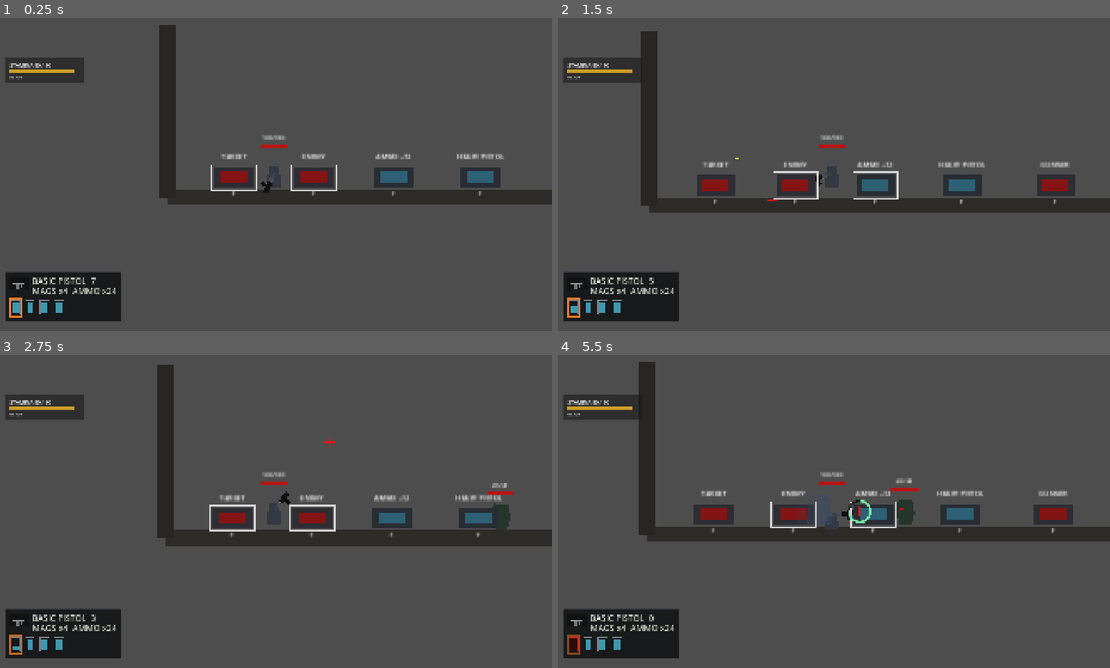
Above: before the commit, frames 1-4 (two rows, left to right).
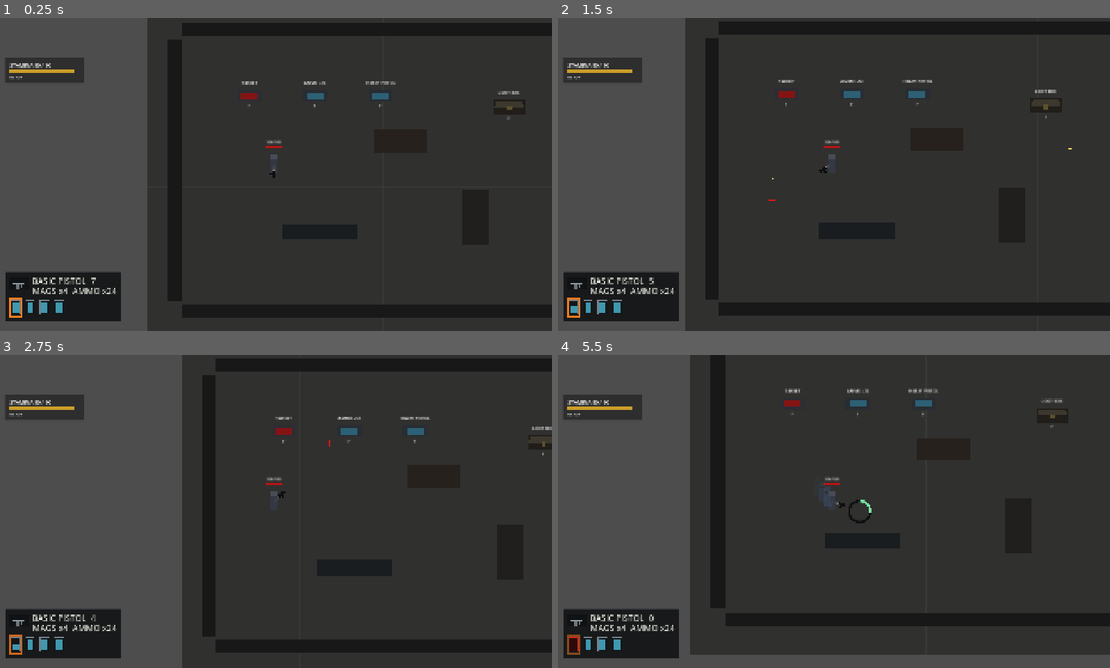
Above: after the commit, the same moments.

Repository: YuiTatsuki1011/projekt-black
Game: Godot game, scene res://scenes/levels/top_down_test_level.tscn
Same seed, same stepped clock (60 frames per second), same inputs: the game is played once before the commit and once after it. Before the commit the project starts from res://scenes/levels/test_level.tscn.
Inputs (mouse positions are in pixels of both pictures, inside the frame that each line leads up to):
- Up to frame 1 (0.25 s): no input
- Up to frame 2 (1.5 s): tap Enter at 0.5 s; move the mouse to (955, 158) at 0.52 s; hold D (move_right) 0.53-1.25 s; hold C (crouch, bound only after the commit) 0.53-1.25 s; click (955, 158) at 0.67 s; tap Space (jump, bound only before the commit) at 0.77 s; tap S (crouch, bound only before the commit) at 0.8 s; drag from (718, 190) to (878, 218) at 1.27 s
- Up to frame 3 (2.75 s): tap Space (jump, bound only before the commit) at 2 s; move the mouse to (331, 442) at 2.02 s; hold A (move_left) from 2.03 s (still down); tap Shift (dodge) at 2.1 s; click (331, 442) at 2.17 s; tap F (interact) at 2.3 s
- Up to frame 4 (5.5 s): release A (move_left) at 2.75 s; drag from (806, 574) to (872, 514) at 2.77 s; move the mouse to (999, 558) at 3.52 s; hold D (move_right) 3.53-4.25 s; hold Right mouse button (sub_weapon_aim) 3.53-4.25 s; click (999, 558) at 3.67 s; tap Space (jump, bound only before the commit) at 3.77 s; tap C (crouch, bound only after the commit) at 3.8 s; tap Ctrl (field_load) at 4.15 s; drag from (662, 464) to (983, 511) at 4.27 s; move the mouse to (861, 511) at 5.02 s; hold D (move_right) from 5.03 s (still down); hold S (crouch, bound only before the commit) from 5.03 s (still down); click (861, 511) at 5.17 s; tap Shift (dodge) at 5.3 s

The runs differ from the first frame. In frame 1, 67% of the frame differs, in the area x 26-100%, y 0-100%; in frame 2, 74%, in the area x 14-100%, y 0-100%; in frame 3, 64%; in frame 4, 69%.

Commit message:
Add top-down control prototype

Diff:
--- a/project.godot
+++ b/project.godot
@@ -11,7 +11,7 @@
 [application]
 
 config/name="ProjektBlack"
-run/main_scene="res://scenes/levels/test_level.tscn"
+run/main_scene="res://scenes/levels/top_down_test_level.tscn"
 config/features=PackedStringArray("4.6", "Forward Plus")
 config/icon="res://icon.svg"
 
@@ -34,9 +34,19 @@
 "events": [Object(InputEventKey,"resource_local_to_scene":false,"resource_name":"","device":-1,"window_id":0,"alt_press …(190 unchanged characters)…
 ]
 }
+move_up={
+"deadzone": 0.5,
+"events": [Object(InputEventKey,"resource_local_to_scene":false,"resource_name":"","device":-1,"window_id":0,"alt_pressed":false,"shift_pressed":false,"ctrl_pressed":false,"meta_pressed":false,"pressed":false,"keycode":87,"physical_keycode":0,"key_label":0,"unicode":0,"location":0,"echo":false,"script":null)
+]
+}
+move_down={
+"deadzone": 0.5,
+"events": [Object(InputEventKey,"resource_local_to_scene":false,"resource_name":"","device":-1,"window_id":0,"alt_pressed":false,"shift_pressed":false,"ctrl_pressed":false,"meta_pressed":false,"pressed":false,"keycode":83,"physical_keycode":0,"key_label":0,"unicode":0,"location":0,"echo":false,"script":null)
+]
+}
 crouch={
 "deadzone": 0.5,
-"events": [Object(InputEventKey,"resource_local_to_scene":fa …(119 unchanged characters)… ressed":false,"pressed":false,"keycode":83,"physical_keycode":0,"key_label":0,"unicode":0,"location":0,"echo":false,"script":null)
+"events": [Object(InputEventKey,"resource_local_to_scene":fa …(119 unchanged characters)… ressed":false,"pressed":false,"keycode":67,"physical_keycode":0,"key_label":0,"unicode":0,"location":0,"echo":false,"script":null)
 ]
 }
 interact={
@@ -46,8 +56,7 @@
 }
 jump={
 "deadzone": 0.5,
-"events": [Object(InputEventKey,"resource_local_to_scene":false,"resource_name":"","device":-1,"window_id":0,"alt_pressed":false,"shift_pressed":false,"ctrl_pressed":false,"meta_pressed":false,"pressed":false,"keycode":32,"physical_keycode":0,"key_label":0,"unicode":0,"location":0,"echo":false,"script":null)
-]
+"events": []
 }
 fire={
 "deadzone": 0.5,
--- /dev/null
+++ b/scenes/levels/top_down_test_level.tscn
@@ -0,0 +1,187 @@
+[gd_scene load_steps=16 format=3]
+
+[ext_resource type="PackedScene" path="res://scenes/player/player.tscn" id="1_player"]
+[ext_resource type="PackedScene" path="res://scenes/ui/crosshair.tscn" id="2_crosshair"]
+[ext_resource type="PackedScene" path="res://scenes/ui/ammo_hud.tscn" id="3_ammo_hud"]
+[ext_resource type="PackedScene" path="res://scenes/ui/stamina_hud.tscn" id="4_stamina_hud"]
+[ext_resource type="PackedScene" path="res://scenes/ui/inventory_screen.tscn" id="5_inventory_screen"]
+[ext_resource type="PackedScene" path="res://scenes/ui/death_screen.tscn" id="6_death_screen"]
+[ext_resource type="PackedScene" path="res://scenes/interaction/spawn_button.tscn" id="7_spawn_button"]
+[ext_resource type="PackedScene" path="res://scenes/enemies/training_target.tscn" id="8_training_target"]
+[ext_resource type="PackedScene" path="res://scenes/interaction/item_grant_button.tscn" id="9_item_grant_button"]
+[ext_resource type="PackedScene" path="res://scenes/interaction/item_container.tscn" id="10_item_container"]
+
+[sub_resource type="RectangleShape2D" id="RectangleShape2D_horizontal_wall"]
+size = Vector2(960, 32)
+
+[sub_resource type="RectangleShape2D" id="RectangleShape2D_vertical_wall"]
+size = Vector2(32, 620)
+
+[sub_resource type="RectangleShape2D" id="RectangleShape2D_crate_wide"]
+size = Vector2(128, 54)
+
+[sub_resource type="RectangleShape2D" id="RectangleShape2D_crate_tall"]
+size = Vector2(64, 130)
+
+[sub_resource type="RectangleShape2D" id="RectangleShape2D_cover"]
+size = Vector2(180, 36)
+
+[node name="TopDownTestLevel" type="Node2D"]
+
+[node name="FloorVisual" type="Polygon2D" parent="."]
+color = Color(0.19, 0.19, 0.185, 1)
+polygon = PackedVector2Array(-80, -80, 1040, -80, 1040, 740, -80, 740)
+
+[node name="GridLines" type="Node2D" parent="."]
+
+[node name="HorizontalGuideA" type="Line2D" parent="GridLines"]
+points = PackedVector2Array(-80, 160, 1040, 160)
+width = 1.0
+default_color = Color(0.245, 0.245, 0.235, 0.55)
+
+[node name="HorizontalGuideB" type="Line2D" parent="GridLines"]
+points = PackedVector2Array(-80, 360, 1040, 360)
+width = 1.0
+default_color = Color(0.245, 0.245, 0.235, 0.55)
+
+[node name="HorizontalGuideC" type="Line2D" parent="GridLines"]
+points = PackedVector2Array(-80, 560, 1040, 560)
+width = 1.0
+default_color = Color(0.245, 0.245, 0.235, 0.55)
+
+[node name="VerticalGuideA" type="Line2D" parent="GridLines"]
+points = PackedVector2Array(200, -80, 200, 740)
+width = 1.0
+default_color = Color(0.245, 0.245, 0.235, 0.55)
+
+[node name="VerticalGuideB" type="Line2D" parent="GridLines"]
+points = PackedVector2Array(480, -80, 480, 740)
+width = 1.0
+default_color = Color(0.245, 0.245, 0.235, 0.55)
+
+[node name="VerticalGuideC" type="Line2D" parent="GridLines"]
+points = PackedVector2Array(760, -80, 760, 740)
+width = 1.0
+default_color = Color(0.245, 0.245, 0.235, 0.55)
+
+[node name="World" type="Node2D" parent="."]
+
+[node name="TopWall" type="StaticBody2D" parent="World"]
+position = Vector2(480, -16)
+collision_layer = 1
+collision_mask = 1
+
+[node name="CollisionShape2D" type="CollisionShape2D" parent="World/TopWall"]
+shape = SubResource("RectangleShape2D_horizontal_wall")
+
+[node name="Visual" type="Polygon2D" parent="World/TopWall"]
+color = Color(0.095, 0.095, 0.1, 1)
+polygon = PackedVector2Array(-480, -16, 480, -16, 480, 16, -480, 16)
+
+[node name="BottomWall" type="StaticBody2D" parent="World"]
+position = Vector2(480, 656)
+collision_layer = 1
+collision_mask = 1
+
+[node name="CollisionShape2D" type="CollisionShape2D" parent="World/BottomWall"]
+shape = SubResource("RectangleShape2D_horizontal_wall")
+
+[node name="Visual" type="Polygon2D" parent="World/BottomWall"]
+color = Color(0.095, 0.095, 0.1, 1)
+polygon = PackedVector2Array(-480, -16, 480, -16, 480, 16, -480, 16)
+
+[node name="LeftWall" type="StaticBody2D" parent="World"]
+position = Vector2(-16, 320)
+collision_layer = 1
+collision_mask = 1
+
+[node name="CollisionShape2D" type="CollisionShape2D" parent="World/LeftWall"]
+shape = SubResource("RectangleShape2D_vertical_wall")
+
+[node name="Visual" type="Polygon2D" parent="World/LeftWall"]
+color = Color(0.095, 0.095, 0.1, 1)
+polygon = PackedVector2Array(-16, -310, 16, -310, 16, 310, -16, 310)
+
+[node name="RightWall" type="StaticBody2D" parent="World"]
+position = Vector2(976, 320)
+collision_layer = 1
+collision_mask = 1
+
+[node name="CollisionShape2D" type="CollisionShape2D" parent="World/RightWall"]
+shape = SubResource("RectangleShape2D_vertical_wall")
+
+[node name="Visual" type="Polygon2D" parent="World/RightWall"]
+color = Color(0.095, 0.095, 0.1, 1)
+polygon = PackedVector2Array(-16, -310, 16, -310, 16, 310, -16, 310)
+
+[node name="CrateWide" type="StaticBody2D" parent="World"]
+position = Vector2(520, 250)
+collision_layer = 1
+collision_mask = 1
+
+[node name="CollisionShape2D" type="CollisionShape2D" parent="World/CrateWide"]
+shape = SubResource("RectangleShape2D_crate_wide")
+
+[node name="Visual" type="Polygon2D" parent="World/CrateWide"]
+color = Color(0.15, 0.13, 0.11, 1)
+polygon = PackedVector2Array(-64, -27, 64, -27, 64, 27, -64, 27)
+
+[node name="CrateTall" type="StaticBody2D" parent="World"]
+position = Vector2(700, 432)
+collision_layer = 1
+collision_mask = 1
+
+[node name="CollisionShape2D" type="CollisionShape2D" parent="World/CrateTall"]
+shape = SubResource("RectangleShape2D_crate_tall")
+
+[node name="Visual" type="Polygon2D" parent="World/CrateTall"]
+color = Color(0.13, 0.12, 0.12, 1)
+polygon = PackedVector2Array(-32, -65, 32, -65, 32, 65, -32, 65)
+
+[node name="Cover" type="StaticBody2D" parent="World"]
+position = Vector2(330, 468)
+collision_layer = 1
+collision_mask = 1
+
+[node name="CollisionShape2D" type="CollisionShape2D" parent="World/Cover"]
+shape = SubResource("RectangleShape2D_cover")
+
+[node name="Visual" type="Polygon2D" parent="World/Cover"]
+color = Color(0.105, 0.115, 0.125, 1)
+polygon = PackedVector2Array(-90, -18, 90, -18, 90, 18, -90, 18)
+
+[node name="Player" parent="." instance=ExtResource("1_player")]
+position = Vector2(220, 330)
+movement_mode = 1
+
+[node name="Enemies" type="Node2D" parent="."]
+
+[node name="TargetButton" parent="." instance=ExtResource("7_spawn_button")]
+position = Vector2(162, 142)
+spawn_scene = ExtResource("8_training_target")
+button_label = "TARGET"
+
+[node name="AmmoButton" parent="." instance=ExtResource("9_item_grant_button")]
+position = Vector2(318, 142)
+button_label = "AMMO +12"
+quantity = 12
+
+[node name="HeavyPistolButton" parent="." instance=ExtResource("9_item_grant_button")]
+position = Vector2(474, 142)
+item_id = &"heavy_pistol"
+button_label = "HEAVY PISTOL"
+quantity = 1
+
+[node name="LootBox" parent="." instance=ExtResource("10_item_container")]
+position = Vector2(780, 170)
+container_label = "LOOT BOX"
+
+[node name="Crosshair" parent="." instance=ExtResource("2_crosshair")]
+
+[node name="AmmoHud" parent="." instance=ExtResource("3_ammo_hud")]
+
+[node name="StaminaHud" parent="." instance=ExtResource("4_stamina_hud")]
+
+[node name="InventoryScreen" parent="." instance=ExtResource("5_inventory_screen")]
+
+[node name="DeathScreen" parent="." instance=ExtResource("6_death_screen")]
--- a/scripts/player/player_controller.gd
+++ b/scripts/player/player_controller.gd
@@ -25,6 +25,12 @@
 	RECOVERY,
 }
 
+enum MovementMode {
+	SIDE_VIEW,
+	TOP_DOWN,
+}
+
+@export var movement_mode: MovementMode = MovementMode.SIDE_VIEW
 @export var walk_speed: float = 160.0
 @export var crouch_speed_multiplier: float = 0.45
 @export var sub_weapon_aim_speed_multiplier: float = 0.58
@@ -69,6 +75,9 @@
 @export var afterimage_scene: PackedScene
 @export var player_bleed_vfx_scene: PackedScene
 @export var inventory_pose_tilt_degrees: float = -5.0
+@export var top_down_collision_size: Vector2 = Vector2(24.0, 24.0)
+@export var top_down_interaction_radius: float = 62.0
+@export var top_down_camera_zoom: Vector2 = Vector2(1.45, 1.45)
 
 @onready var body_root: Node2D = $VisualRoot/BodyRoot
 @onready var arm_rig: Node2D = $ArmRig
@@ -86,6 +95,7 @@
 @onready var melee_root: Node2D = $MeleeRoot
 @onready var melee_hit_area: Area2D = $MeleeRoot/MeleeHitArea
 @onready var melee_slash_visual: Polygon2D = $MeleeRoot/SlashVisual
+@onready var camera: Camera2D = $Camera2D
 
 var current_ammo: int = 0
 var reserve_ammo: int = 0
@@ -118,6 +128,7 @@
 var _melee_state: MeleeState = MeleeState.READY
 var _melee_timer: float = 0.0
 var _melee_direction: int = 1
+var _melee_vector: Vector2 = Vector2.RIGHT
 var _melee_combo_step: int = 0
 var _current_melee_step: int = 0
 var _melee_combo_reset_remaining: float = 0.0
@@ -127,6 +138,7 @@
 var _dodge_timer: float = 0.0
 var _dodge_cooldown_remaining: float = 0.0
 var _dodge_direction: int = 1
+var _dodge_vector: Vector2 = Vector2.RIGHT
 var _afterimage_timer: float = 0.0
 var _suppress_inventory_ammo_signal: bool = false
 var _has_ranged_weapon: bool = true
@@ -149,6 +161,7 @@
 func _ready() -> void:
 	if ProjectSettings.has_setting("physics/2d/default_gravity"):
 		_gravity = float(ProjectSettings.get_setting("physics/2d/default_gravity"))
+	_configure_movement_mode_nodes()
 	_apply_equipment_stats()
 	_sync_all_firearm_slot_caches()
 	_load_active_firearm_ammo()
@@ -173,6 +186,34 @@
 	_emit_stamina_changed()
 
 
+func _configure_movement_mode_nodes() -> void:
+	if movement_mode != MovementMode.TOP_DOWN:
+		return
+
+	standing_collision.position = Vector2.ZERO
+	if standing_collision.shape is RectangleShape2D:
+		var standing_shape := standing_collision.shape.duplicate() as RectangleShape2D
+		standing_shape.size = top_down_collision_size
+		standing_collision.shape = standing_shape
+
+	crouching_collision.position = Vector2.ZERO
+	if crouching_collision.shape is RectangleShape2D:
+		var crouching_shape := crouching_collision.shape.duplicate() as RectangleShape2D
+		crouching_shape.size = top_down_collision_size * Vector2(0.85, 0.85)
+		crouching_collision.shape = crouching_shape
+
+	interaction_area.position = Vector2.ZERO
+	var interaction_shape_node := interaction_area.get_node_or_null("CollisionShape2D") as CollisionShape2D
+	if interaction_shape_node != null and interaction_shape_node.shape is CircleShape2D:
+		var interaction_shape := interaction_shape_node.shape.duplicate() as CircleShape2D
+		interaction_shape.radius = top_down_interaction_radius
+		interaction_shape_node.shape = interaction_shape
+
+	if camera != null:
+		camera.position = Vector2.ZERO
+		camera.zoom = top_down_camera_zoom
+
+
 func _apply_equipment_stats() -> void:
 	if equipment == null:
 		return
@@ -494,6 +535,14 @@
 
 
 func _handle_movement(delta: float) -> void:
+	if movement_mode == MovementMode.TOP_DOWN:
+		_handle_top_down_movement(delta)
+		return
+
+	_handle_side_view_movement(delta)
+
+
+func _handle_side_view_movement(delta: float) -> void:
 	var action_locked := _is_inventory_open or _is_dodging or _melee_state != MeleeState.READY
 	var input_axis: float = 0.0 if _is_inventory_open else Input.get_axis("move_left", "move_right")
 	var wants_crouch: bool = Input.is_action_pressed("crouch") and is_on_floor() and not action_locked
@@ -523,6 +572,32 @@
 
 	if Input.is_action_just_pressed("jump") and is_on_floor() and not _is_crouching and not action_locked:
 		velocity.y = jump_velocity
+
+	_damage_knockback_velocity = _damage_knockback_velocity.move_toward(Vector2.ZERO, damage_knockback_recovery * delta)
+
+
+func _handle_top_down_movement(delta: float) -> void:
+	var action_locked := _is_inventory_open or _is_dodging or _melee_state != MeleeState.READY
+	var input_vector := Vector2.ZERO if _is_inventory_open else _get_top_down_input_vector()
+	var wants_crouch := Input.is_action_pressed("crouch") and not action_locked
+	_set_crouching(wants_crouch)
+
+	var active_speed: float = walk_speed
+	if _is_crouching:
+		active_speed *= crouch_speed_multiplier
+	if _is_sub_weapon_aiming:
+		active_speed *= sub_weapon_aim_speed_multiplier
+	if _is_field_magazine_loading:
+		active_speed *= field_load_speed_multiplier
+
+	if _is_dodging:
+		velocity = _dodge_vector * dodge_speed + _damage_knockback_velocity
+	elif _melee_state == MeleeState.LUNGE:
+		velocity = _melee_vector * melee_lunge_speed + _damage_knockback_velocity
+	elif _melee_state == MeleeState.STRIKE or _melee_state == MeleeState.RECOVERY:
+		velocity = _damage_knockback_velocity
+	else:
+		velocity = input_vector * active_speed + _damage_knockback_velocity
 
 	_damage_knockback_velocity = _damage_knockback_velocity.move_toward(Vector2.ZERO, damage_knockback_recovery * delta)
 
@@ -916,7 +991,10 @@
 
 
 func _try_start_dodge() -> void:
-	if _is_dodging or _dodge_cooldown_remaining > 0.0 or not is_on_floor():
+	if _is_dodging or _dodge_cooldown_remaining > 0.0:
+		return
+
+	if movement_mode != MovementMode.TOP_DOWN and not is_on_floor():
 		return
 
 	if _melee_state == MeleeState.STRIKE:
@@ -926,6 +1004,7 @@
 		_cancel_melee_attack()
 
 	_dodge_direction = _get_action_direction()
+	_dodge_vector = _get_action_vector()
 	_is_dodging = true
 	_is_sub_weapon_aiming = false
 	_sub_weapon_fire_was_pressed = false
@@ -954,6 +1033,32 @@
 	return _facing
 
 
+func _get_action_vector() -> Vector2:
+	if movement_mode != MovementMode.TOP_DOWN:
+		return Vector2(float(_get_action_direction()), 0.0)
+
+	var input_vector := _get_top_down_input_vector()
+	if input_vector != Vector2.ZERO:
+		return input_vector
+
+	var mouse_vector := get_global_mouse_position() - global_position
+	if mouse_vector.length_squared() > 0.01:
+		return mouse_vector.normalized()
+
+	return Vector2(float(_facing), 0.0)
+
+
+func _get_top_down_input_vector() -> Vector2:
+	var input_vector := Vector2(
+		Input.get_axis("move_left", "move_right"),
+		Input.get_axis("move_up", "move_down")
+	)
+	if input_vector.length_squared() <= 0.01:
+		return Vector2.ZERO
+
+	return input_vector.normalized()
+
+
 func _spawn_afterimage() -> void:
 	if afterimage_scene == null:
 		return
@@ -990,8 +1095,7 @@
 	)
 
 	if should_aim:
-		_melee_direction = _get_action_direction()
-		_set_facing(_melee_direction)
+		_set_melee_action_direction()
 
 	if _is_sub_weapon_aiming == should_aim:
 		if _is_sub_weapon_aiming:
@@ -1003,7 +1107,7 @@
 
 
 func _try_start_melee_attack() -> void:
-	if not is_on_floor():
+	if movement_mode != MovementMode.TOP_DOWN and not is_on_floor():
 		return
 
 	if not _can_use_melee_stamina():
@@ -1015,9 +1119,8 @@
 	_melee_combo_reset_remaining = melee_combo_reset_time
 	_queued_melee_attack = false
 	_melee_hit_bodies.clear()
-	_melee_direction = _get_action_direction()
+	_set_melee_action_direction()
 	_set_crouching(false)
-	_set_facing(_melee_direction)
 	_consume_stamina(melee_stamina_cost)
 	_is_sub_weapon_aiming = false
 	_set_sub_weapon_aim_visual(false)
@@ -1107,7 +1210,7 @@
 
 		_melee_hit_bodies.append(body)
 		if body.has_method("apply_hit_reaction"):
-			body.call("apply_hit_reaction", Vector2(_melee_direction, 0.0), damage, hit_position)
+			body.call("apply_hit_reaction", _melee_vector, damage, hit_position)
 		health_node.apply_damage(damage)
 
 
@@ -1147,10 +1250,31 @@
 	return _has_melee_weapon and not is_stamina_overheated and current_stamina >= melee_min_stamina_to_use
 
 
+func _set_melee_action_direction() -> void:
+	_melee_vector = _get_action_vector()
+	if absf(_melee_vector.x) > 0.01:
+		_melee_direction = int(signf(_melee_vector.x))
+		_set_facing(_melee_direction)
+	elif movement_mode != MovementMode.TOP_DOWN:
+		_set_facing(_melee_direction)
+
+	_apply_melee_visual_transform()
+
+
+func _apply_melee_visual_transform() -> void:
+	if movement_mode == MovementMode.TOP_DOWN:
+		melee_root.rotation = _melee_vector.angle()
+		melee_root.scale = Vector2.ONE
+		return
+
+	melee_root.rotation = 0.0
+	melee_root.scale = Vector2(float(_melee_direction), 1.0)
+
+
 func _set_melee_visual(visible: bool) -> void:
 	melee_root.visible = visible
 	melee_hit_area.monitoring = visible
-	melee_root.scale.x = float(_melee_direction)
+	_apply_melee_visual_transform()
 	melee_slash_visual.visible = visible
 	if visible:
 		melee_slash_visual.color = Color(0.72, 0.62, 0.42, 0.45)
@@ -1162,7 +1286,7 @@
 
 	melee_root.visible = visible
 	melee_hit_area.monitoring = false
-	melee_root.scale.x = float(_melee_direction)
+	_apply_melee_visual_transform()
 	melee_slash_visual.visible = visible
 	melee_slash_visual.color = Color(0.72, 0.72, 0.62, 0.28)
 
@@ -1826,6 +1950,10 @@
 		knockback_direction = Vector2.RIGHT
 	_pending_damage_direction = knockback_direction
 
+	if movement_mode == MovementMode.TOP_DOWN:
+		_damage_knockback_velocity = knockback_direction * damage_knockback_strength
+		return
+
 	_damage_knockback_velocity.x = knockback_direction.x * damage_knockback_strength
 	if is_on_floor():
 		velocity.y = damage_knockback_lift
Not shown, changed: docs/HANDOFF.md
Not shown, changed: docs/INPUT_SPEC.md
